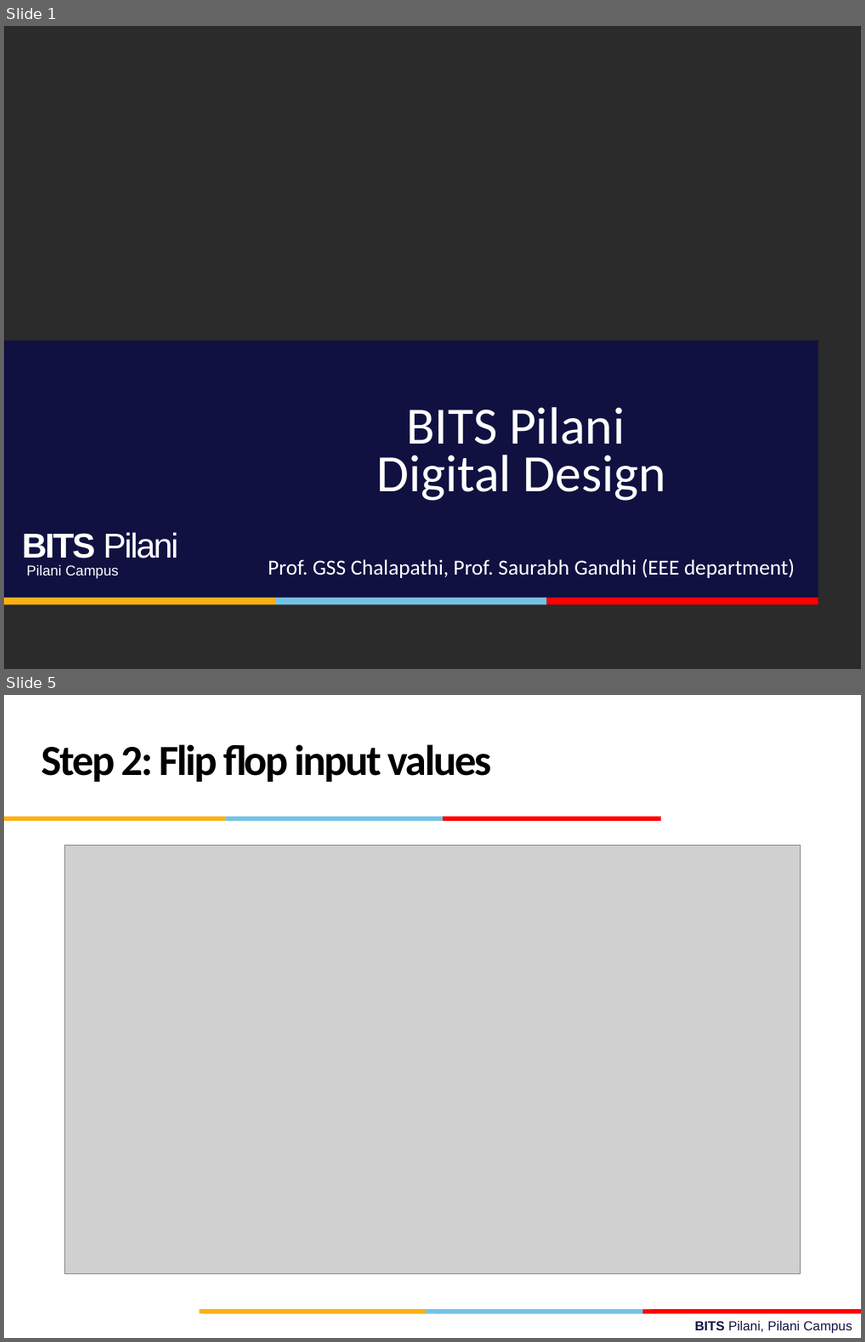
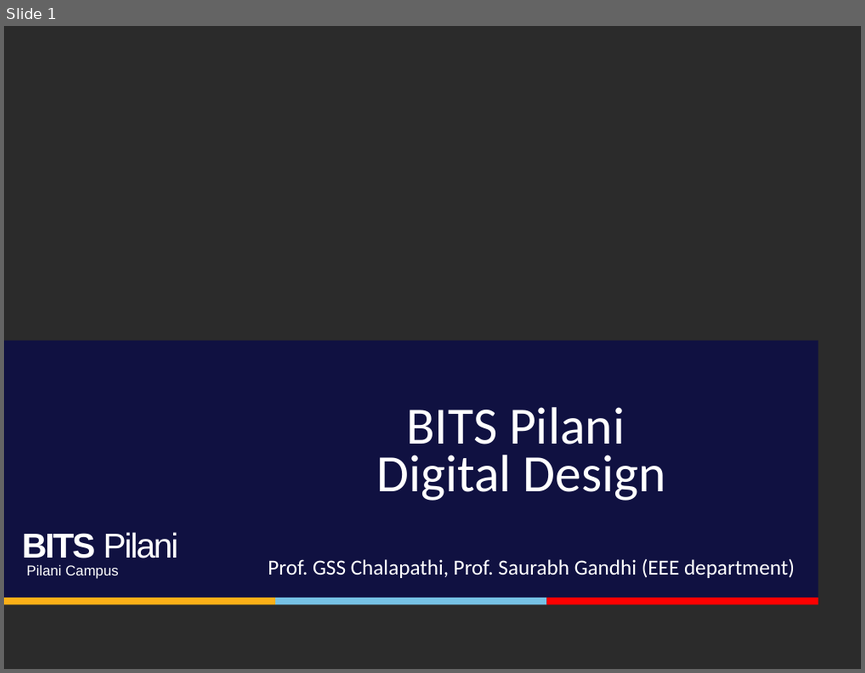
Before and after one commit to csndl-iitd/f2152025, a slide deck: Lec-18-19-20.pptx. Shown one above the other, each under a label of ours: slides 1 and 5 before the commit, slide 1 after it; the slides between them are not shown. The pictures are 865x1342 and 865x673 pixels, drawn with LibreOffice and Linux fonts; fonts in the diff are those of the drawing; grey boxes stand for pictures; background and template pictures are left out; a plain dark background stands for a picture behind light text. Boxes give left, top, right and bottom in pixels: in the first picture for what was removed or moved away, otherwise in the second. Text is boxed around its words. In the diff, an @@ line names an element or a change of style, - is before the commit and + after.

```diff
--- a/Lec-18-19-20.pptx
+++ b/Lec-18-19-20.pptx
@@ slide 5 removed at [4,695,861,1338], background #FFFFFF @@
@@ text removed at [41,744,491,782] @@
-Step 2: Flip flop input values
@@ rectangle removed at [4,817,225,821] @@
@@ rectangle removed at [225,817,443,821] @@
@@ rectangle removed at [443,817,661,821] @@
@@ picture removed at [65,845,800,1273] @@
@@ rectangle removed at [200,1309,441,1313] @@
@@ rectangle removed at [204,1310,425,1314] @@
@@ rectangle removed at [426,1310,644,1314] @@
@@ rectangle removed at [438,1309,656,1313] @@
@@ rectangle removed at [642,1310,861,1314] @@
@@ rectangle removed at [652,1309,861,1313] @@
@@ text removed at [695,1321,851,1333] @@
-BITS Pilani, Pilani Campus
```
Also in this commit, not shown: 6 other slides removed, 1 other file.
